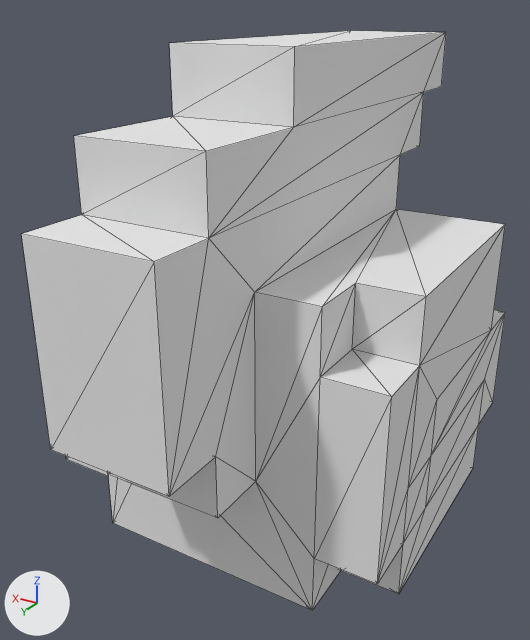
Two versions of the OBJ model ProjectShowMe/Assets/Art/Fbx Models/Characters/Man/Head_Cool.obj, one commit apart.
One viewpoint serves both versions: a camera (50 mm lens) standing at (-0.579, 1.072, 1.949) and looking at (0.024, 0.066, 1.447). The lights are fixed; the arrows at lower left show +X, +Y and +Z. Mesh edges are drawn as thin lines. Where no turn or scale is listed for an object, it has been applied to the vertices. Vertices at the same position are counted once.

The first picture shows 'Untitled'.
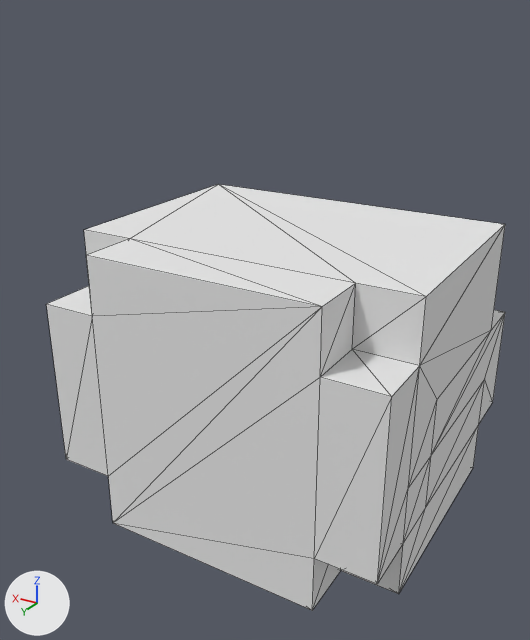
What differs and where, as boxes (x1, y1, x2, y2) in the pictures (530 x 640 px):
'Untitled', reshaped (26% shorter): before (21, 31, 505, 610); after (47, 184, 505, 610)
part 1 of me_untitled, cut back: before (21, 31, 505, 610); after (86, 184, 505, 610)

Patch to the scene script:
```diff
--- a/ProjectShowMe/Assets/Art/Fbx Models/Characters/Man/Head_Cool.obj.py
+++ b/ProjectShowMe/Assets/Art/Fbx Models/Characters/Man/Head_Cool.obj.py
@@ me_untitled @@
 # used by ob_untitled; location = (0.0, 0.0, 0.0)
-me_untitled.from_pydata(...)  # 96 vertices, 188 faces; spans x -0.3..0.3, y -0.4..0.5, z 1.0..1.9
+me_untitled.from_pydata(...)  # 64 vertices, 124 faces; spans x -0.3..0.3, y -0.3..0.3, z 1.0..1.6
+# me_untitled part 1
+# 32 vertices are removed from x -0.1..0.1, y -0.4..0.5, z 1.3..1.9
+# 77 faces are deleted
+# 13 new faces join them
 me_untitled.materials.append(mat_palette)
```
